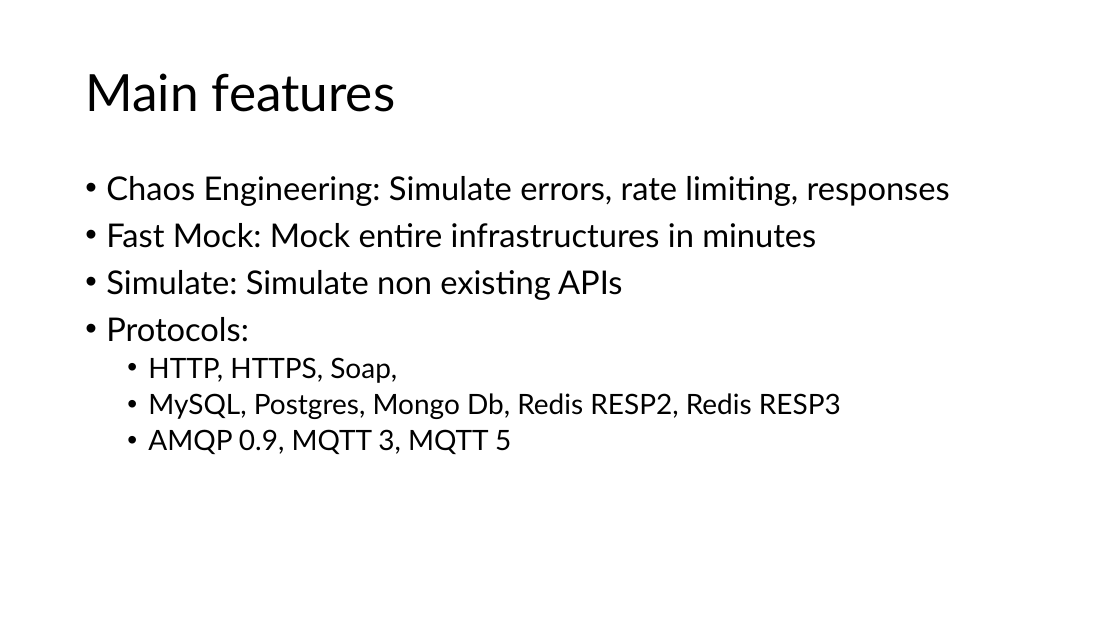
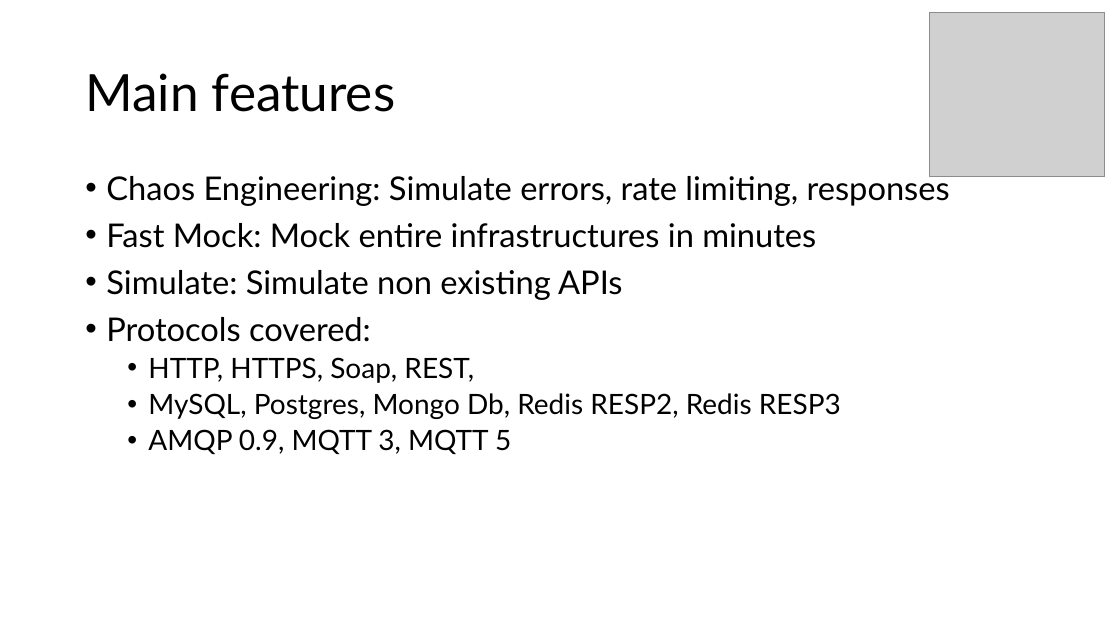
Before and after one commit to kendarorg/the-protocol-master-samples, a slide deck: slide 2 of The Protocol Master.pptx. Drawn at 1120x630 pixels with LibreOffice and Linux fonts; fonts in the diff are those of the drawing; grey boxes stand for pictures. Boxes give left, top, right and bottom in pixels: in the first picture for what was removed or moved away, otherwise in the second. Text is boxed around its words. In the diff, an @@ line names an element or a change of style, - is before the commit and + after.

```diff
--- a/The Protocol Master.pptx
+++ b/The Protocol Master.pptx
@@ picture added at (930,12,1105,176) @@
@@ text at (106,317,474,383): text changed @@
-• Protocols:
-  • HTTP, HTTPS, Soap,
+• Protocols covered:
+  • HTTP, HTTPS, Soap, REST,
```
Also in this commit, not shown: 10 other slides changed, 5 other files.
